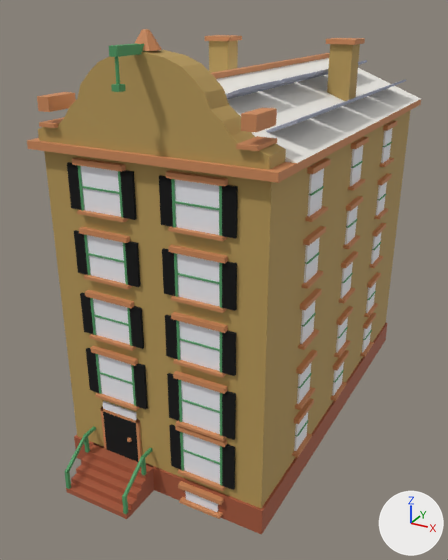
The Blender file assets/managed-models/buildings/house-1x2-5f-dutch-a-solar/house-1x2-5f-dutch-a-solar.blend: old version first, new version second.
Both versions are drawn from a 50 mm lens placed at (1.224, -2.488, 1.893), pointed at (-0.068, -0.138, 0.718). Arrows for +X, +Y and +Z are at lower right; the lights stay in place. The picture after the commit comes second.

The first picture shows 'house-1x2-5f-dutch-a-solar'.
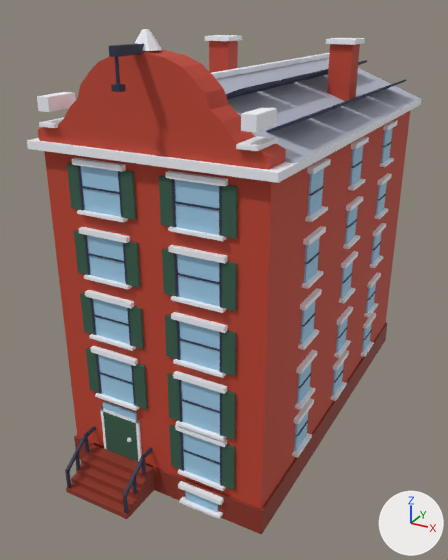
The edits, one by one:
me_house_1x2_5f_dutch_a_solar is used by ob_house_1x2_5f_dutch_a_solar; location (0.0, 0.0, 0.0).
me_house_1x2_5f_dutch_a_solar had 2444 vertices, 1822 faces and spanned x -0.5..0.5, y -1.0..1.0, z 0.0..1.83.
me_house_1x2_5f_dutch_a_solar now has 2460 vertices, 1834 faces and spans x -0.5..0.5, y -1.0..1.0, z 0.0..1.83.
me_house_1x2_5f_dutch_a_solar part 1: a new loose piece, a box spanning x -0.356..-0.344, y -0.931..-0.919, z 0.072..0.164, in mat_m_house_1x2_5f_dutch_a_solar.
Part 2, on me_house_1x2_5f_dutch_a_solar:
6 vertices are removed from x -0.36..-0.04, y -1.0..-0.99, z 0.02..0.11.
38 faces are deleted.
2 vertices move from x -0.06..-0.04, y -1.0, z 0.11 to x -0.06..-0.04, y -0.93, z 0.16.
14 vertices are added at x -0.36..-0.04, y -1.0..-0.92, z 0.02..0.16.
44 new faces join them.
me_house_1x2_5f_dutch_a_solar part 3: 1784 kept faces spanning x -0.5..0.5, y -1.0..1.0, z 0.0..1.83 get new texture (UV) coordinates.

Boxes (x1, y1, x2, y2) around the edits, measured in the pictures (448 x 560 px; the box of a moved part takes in the faces that stretch with it):
part 1 of me_house_1x2_5f_dutch_a_solar, added
    after: (75, 452, 81, 470)
part 2 of me_house_1x2_5f_dutch_a_solar, moved or reshaped
    before: (64, 427, 153, 514)
    after: (65, 427, 153, 514)
part 3 of me_house_1x2_5f_dutch_a_solar, surface changed
    both: (27, 29, 421, 535)
